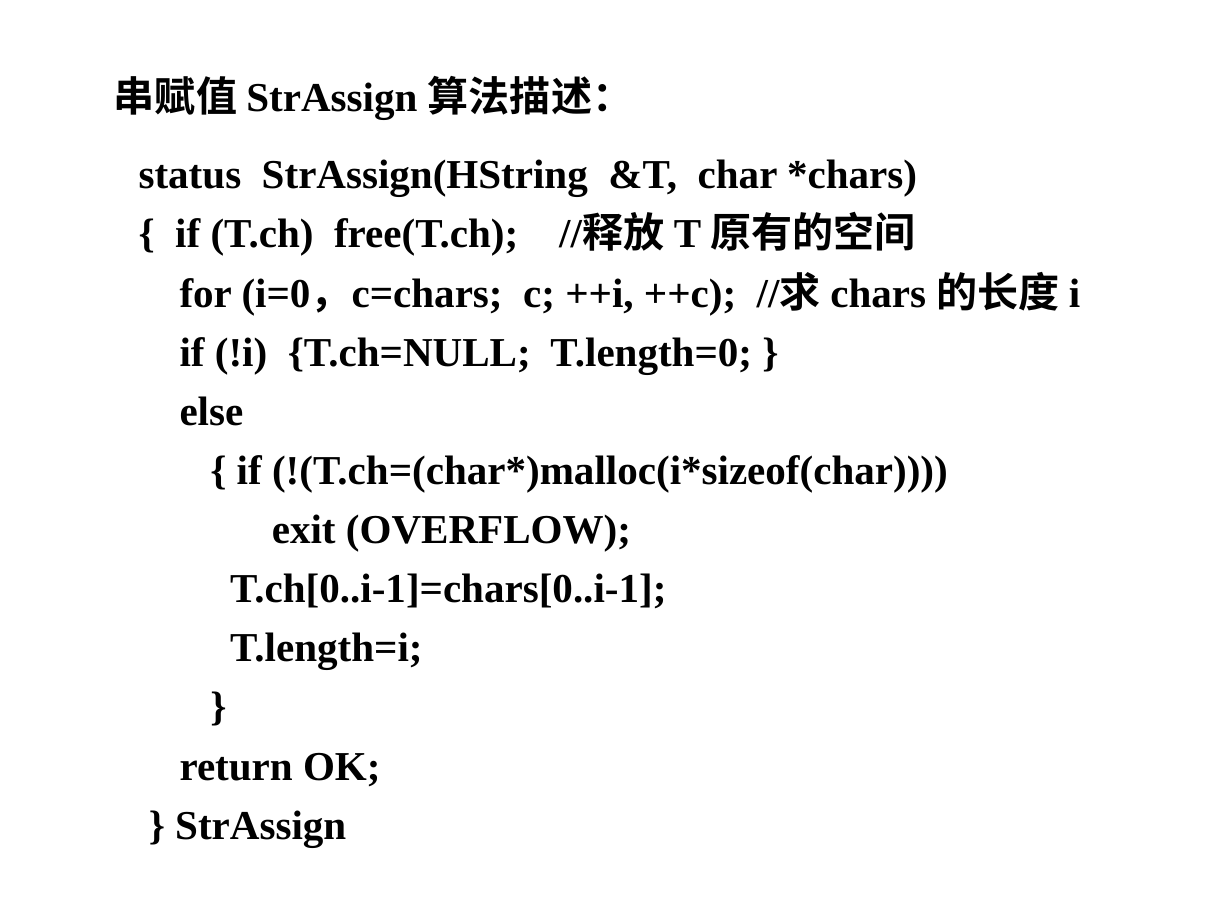
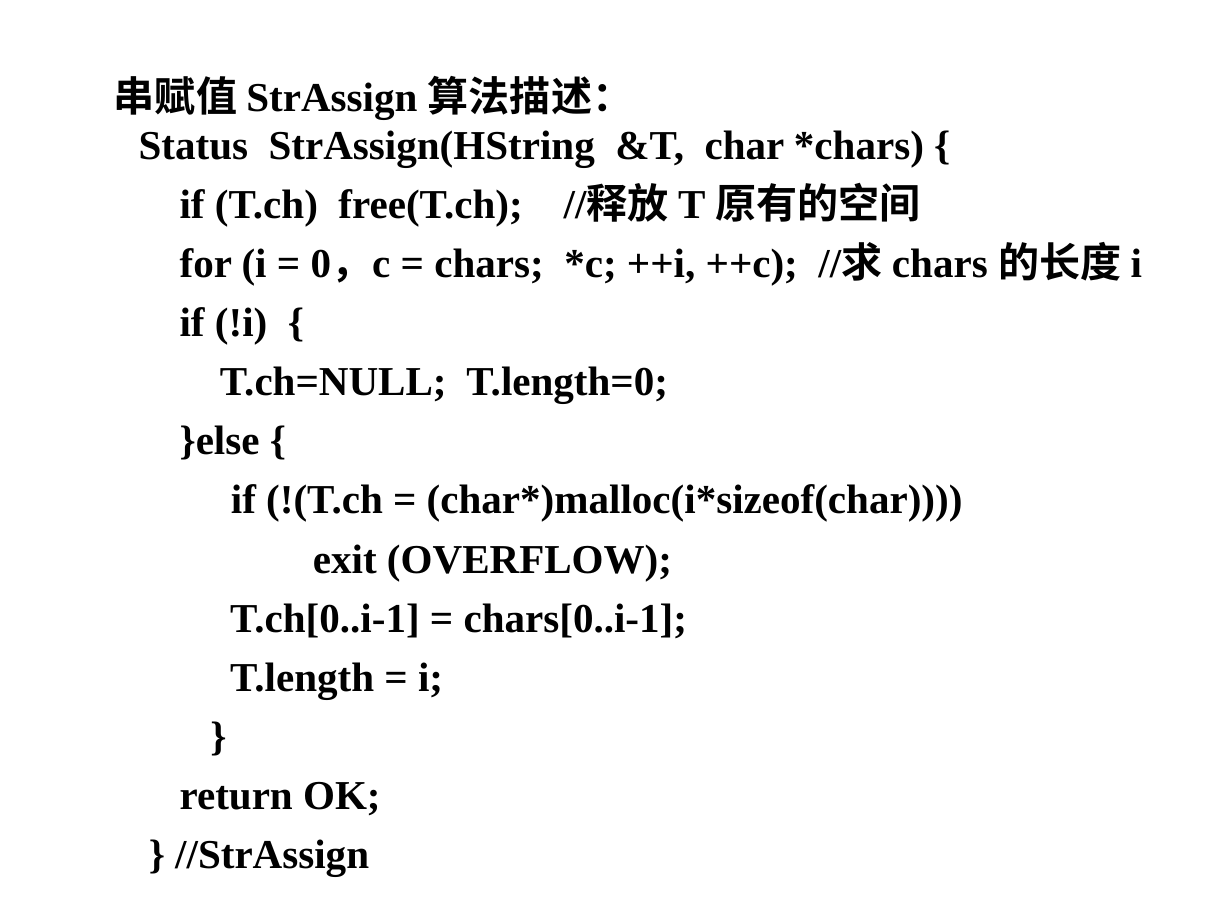
Before and after one commit to Gempittance/Data_Structur_Build, a slide deck: slide 33 of 数据结构PPT/ds4.pptx. Drawn at 1232x924 pixels with LibreOffice and Linux fonts; fonts in the diff are those of the drawing; background and template pictures are left out. Boxes give left, top, right and bottom in pixels: in the first picture for what was removed or moved away, otherwise in the second. Text is boxed around its words. In the diff, an @@ line names an element or a change of style, - is before the commit and + after.

```diff
--- a/数据结构PPT/ds4.pptx
+++ b/数据结构PPT/ds4.pptx
@@ text "Status StrAssign(HString &T, char *chars) ...": place and size @@
-text "Status StrAssign(HString &T, char *chars) ..." at [139, 159, 1080, 847]
+text "Status StrAssign(HString &T, char *chars) ..." at [139, 130, 1142, 876]
@@ text at [139, 130, 1142, 521]: text changed @@
-status StrAssign(HString &T, char *chars)
-{ if (T.ch) free(T.ch); //释放 T 原有的空间
-for (i=0，c=chars; c; ++i, ++c); //求 chars 的长度 i
-if (!i) {T.ch=NULL; T.length=0; }
-else
-{ if (!(T.ch=(char*)malloc(i*sizeof(char))))
+Status StrAssign(HString &T, char *chars) {
+if (T.ch) free(T.ch); //释放 T 原有的空间
+for (i = 0，c = chars; *c; ++i, ++c); //求 chars 的长度 i
+if (!i) {
+T.ch=NULL; T.length=0;
+}else {
+if (!(T.ch = (char*)malloc(i*sizeof(char))))
@@ text at [230, 603, 687, 699]: spaces changed @@
-T.ch[0..i-1]=chars[0..i-1];
-T.length=i;
+T.ch[0..i-1] = chars[0..i-1];
+T.length = i;
@@ text at [175, 839, 369, 876]: text changed @@
-} StrAssign
+} //StrAssign
```
Also in this commit, not shown: 9 other slides changed.
